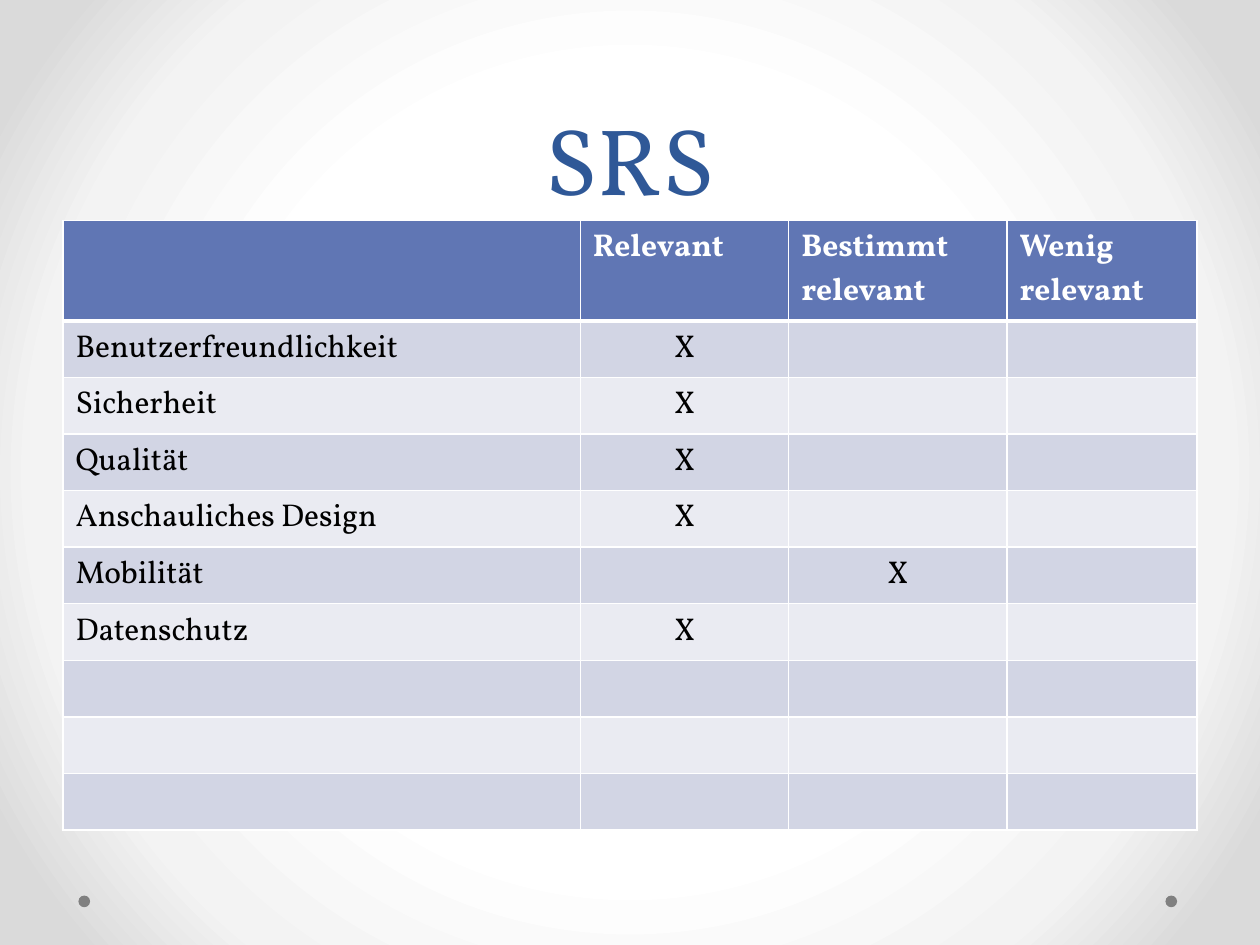
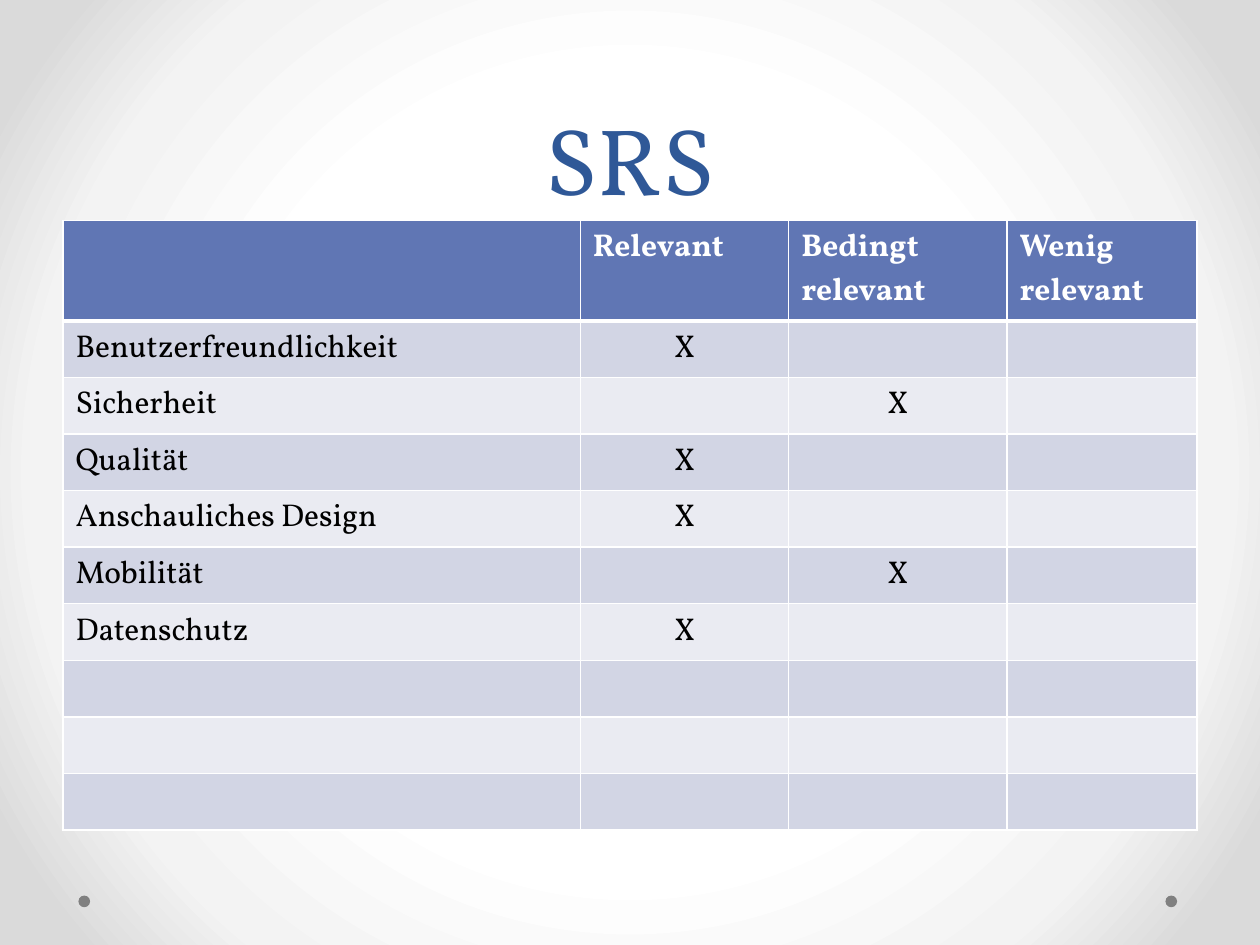
Before and after one commit to twerner93/OnLib_Documents, a slide deck: slide 3 of Semester 1 Ende/OnLib.pptx. Drawn at 1260x945 pixels with LibreOffice and Linux fonts; fonts in the diff are those of the drawing. Boxes give left, top, right and bottom in pixels: in the first picture for what was removed or moved away, otherwise in the second. Text is boxed around its words. In the diff, an @@ line names an element or a change of style, - is before the commit and + after.

Commit message:
OnLib.pptx SRS-Tabelle bearbeitet Stichpunkte.docx hinzugefügt mit "Stichpunkten" für die Präsentation

```diff
--- a/Semester 1 Ende/OnLib.pptx
+++ b/Semester 1 Ende/OnLib.pptx
@@ table at (x1=63, y1=220, x2=1197, y2=769) @@
-row 1, column 3: Bestimmt relevant
+row 1, column 3: Bedingt relevant
-row 3, column 2: X
+row 3, column 2: 
-row 3, column 3: 
+row 3, column 3: X
```
Also in this commit, not shown: 1 other file.
